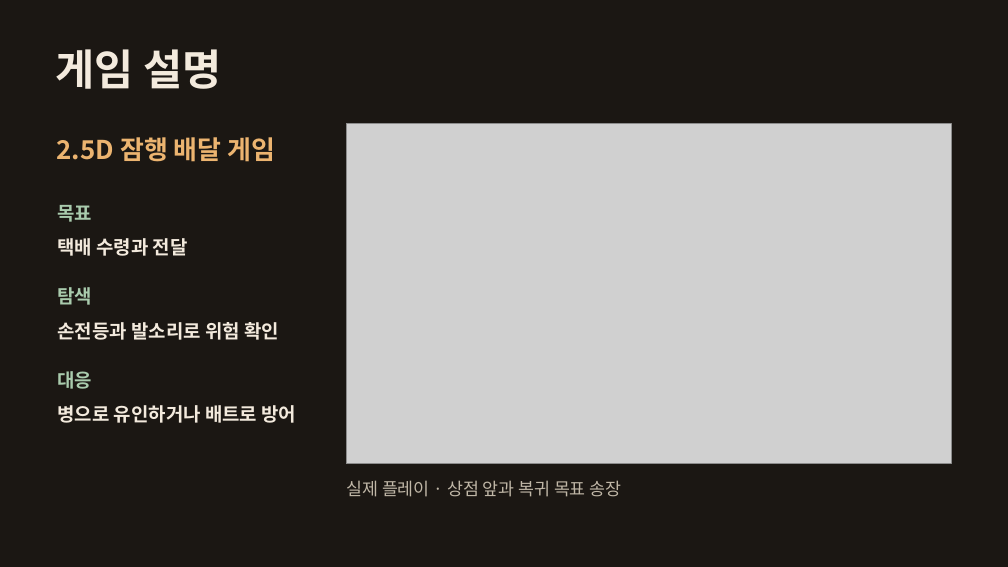
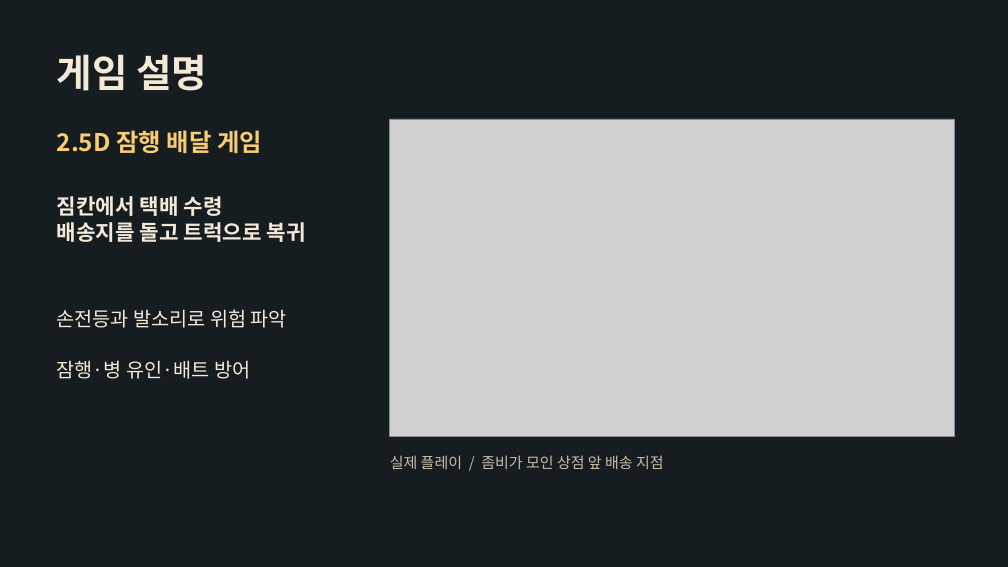
Before and after one commit to yoon778/2D_project, a slide deck: slide 3 of presentation/Dead_Route_2차발표.pptx. Drawn at 1008x567 pixels with LibreOffice and Linux fonts; fonts in the diff are those of the drawing; grey boxes stand for pictures. Boxes give left, top, right and bottom in pixels: in the first picture for what was removed or moved away, otherwise in the second. Text is boxed around its words. In the diff, an @@ line names an element or a change of style, - is before the commit and + after.

```diff
--- a/presentation/Dead_Route_2차발표.pptx
+++ b/presentation/Dead_Route_2차발표.pptx
@@ background #1B1713 to #161D20 @@
@@ text "게임 설명" at [57,54,207,91]: size 40.5 to 36.8 pt, text colour #F3EADD to #F4E9D7 @@
@@ picture: place and size @@
-picture at [346,124,951,464]
+picture at [390,119,955,436]
@@ text "2.5D 잠행 배달 게임" at [57,130,262,153]: size 24.8 to 23.2 pt, text colour #ECB470 to #F9CC72 @@
@@ text at [57,196,306,242]: text changed; size 18 to 20.2 pt; text colour #F3EADD to #F4E9D7 @@
-택배 수령과 전달
+짐칸에서 택배 수령
+배송지를 돌고 트럭으로 복귀
@@ text removed at [57,205,92,222] @@
-목표
@@ text removed at [57,287,92,305] @@
-탐색
@@ text at [57,309,287,328]: text changed; size 18 to 18.8 pt; text colour #F3EADD to #F4E9D7; bold off @@
-손전등과 발소리로 위험 확인
+손전등과 발소리로 위험 파악
@@ text at [57,360,250,379]: text changed; size 18 to 18.8 pt; text colour #F3EADD to #F4E9D7; bold off @@
-병으로 유인하거나 배트로 방어
+잠행·병 유인·배트 방어
@@ text removed at [57,371,92,389] @@
-대응
@@ text at [390,455,664,469]: text changed; size 16.5 to 14.2 pt; text colour #C0B7A7 to #C7BDAD @@
-실제 플레이 · 상점 앞과 복귀 목표 송장
+실제 플레이 / 좀비가 모인 상점 앞 배송 지점
```
Also in this commit, not shown: 2 other slides changed, 3 slides added, 2 slides removed, 10 other files.
